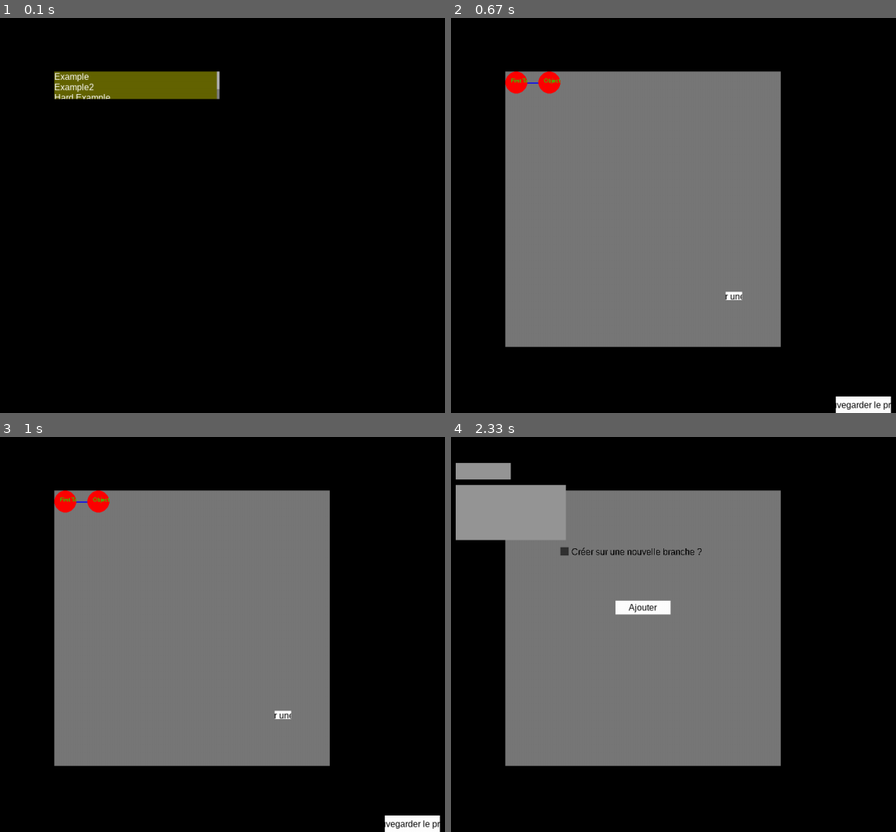
Above: before the commit, frames 1-4 (two rows, left to right).
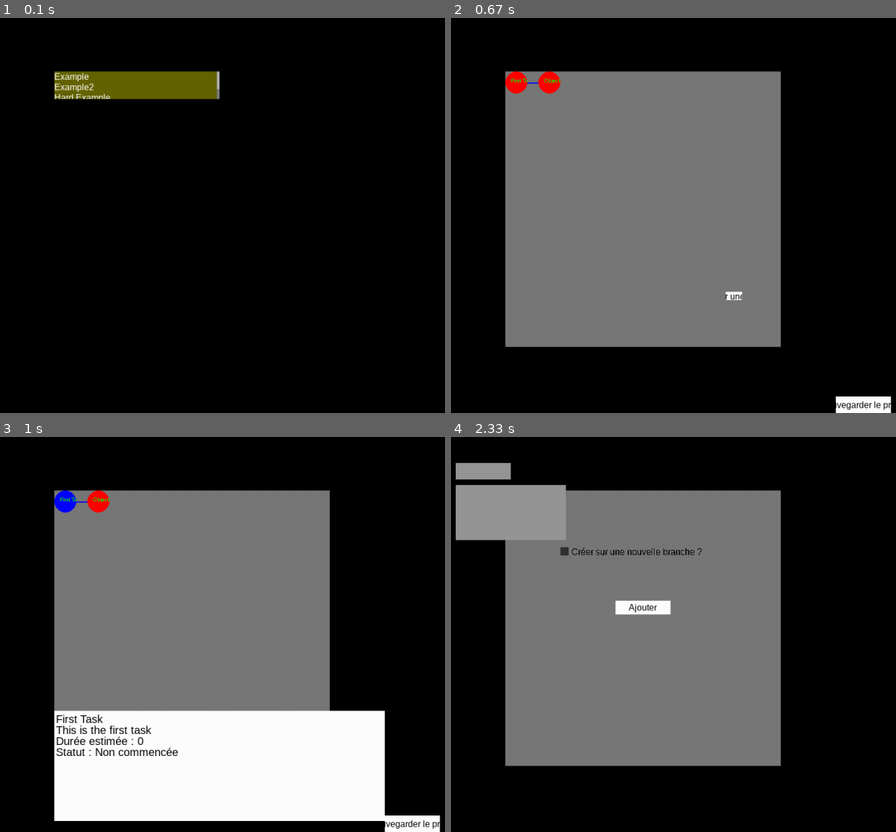
Above: after the commit, the same moments.

Repository: TeddyRoncin/NF06-ProjectManagement
Game: pygame game, started from src/main.py
Same seed, same stepped clock (60 frames per second), same inputs: the game is played once before the commit and once after it.
Inputs (mouse positions are in pixels of both pictures, inside the frame that each line leads up to):
- Up to frame 1 (0.1 s): no input
- Up to frame 2 (0.67 s): click (588, 85) at 0.38 s
- Up to frame 3 (1 s): click (66, 500) at 0.93 s
- Up to frame 4 (2.33 s): click (517, 500) at 1.48 s; move the mouse to (735, 713) at 1.98 s; press the mouse at (735, 713) at 2.02 s; move the mouse to (807, 689) at 2.12 s; release the mouse at (882, 670) at 2.25 s; move the mouse to (508, 539) at 2.32 s

Frames 1-2 are identical in both runs. In frame 3, 21% of the frame differs, in the area x 12-87%, y 13-98%; in frame 4, nothing differs.

Commit message:
* added functionnality to click on tasks to show information about them * it is now easier to change parameters (like color) when drawing a TaskTreeWidget

Diff:
--- a/src/TaskStatus.py
+++ b/src/TaskStatus.py
@@ -9,5 +9,16 @@
     VERIFYING = 3
     FINISHED = 4
 
+    def __str__(self):
+        if self == TaskStatus.LOCKED:
+            return "Bloquée"
+        if self == TaskStatus.NOT_STARTED:
+            return "Non commencée"
+        if self == TaskStatus.IN_PROGRESS:
+            return "En cours"
+        if self == TaskStatus.VERIFYING:
+            return "En vérification"
+        return "Terminée"
+
 
 __all__ = [TaskStatus]
--- a/src/render/screen/ProjectScreen.py
+++ b/src/render/screen/ProjectScreen.py
@@ -2,24 +2,29 @@
 from render.screen.AddTaskScreen import AddTaskScreen
 from render.screen.Screen import Screen
 from render.widget.ButtonWidget import ButtonWidget
+from render.widget.TaskInformationWidget import TaskInformationWidget
 from render.widget.tasks_tree.TreeWidget import TreeWidget
+from render.widget.tasks_tree.show_tasks.ShowTasksTreeWidget import ShowTasksTreeWidget
 
 
 class ProjectScreen(Screen):
 
     def __init__(self, project):
         self.project = project
-        self.gantt_widget = TreeWidget((100, 100), project.beginning_task)
+        self.task_information_widget = TaskInformationWidget((100, 500))
+        self.tree_widget = ShowTasksTreeWidget((100, 100), project.beginning_task, self.task_information_widget.set_task)
         self.add_task_widget = ButtonWidget((500, 500), (30, 15), "Ajouter une tâche", self.on_add_widget)
         self.save_project_widget = ButtonWidget((700, 700), (100, 30), "Sauvegarder le projet", self.project.save)
 
     def get_widgets(self):
-        yield self.gantt_widget
+        yield self.tree_widget
         yield self.add_task_widget
         yield self.save_project_widget
+        if self.tree_widget.selected_task is not None:
+            yield self.task_information_widget
 
     def reload(self):
-        self.gantt_widget.reload()
+        self.tree_widget.reload()
 
     def on_add_widget(self):
         Window.instance.set_screen(AddTaskScreen(self.project, self))
--- /dev/null
+++ b/src/render/widget/TaskInformationWidget.py
@@ -0,0 +1,32 @@
+import pygame
+
+from render.widget.Widget import Widget
+
+
+class TaskInformationWidget(Widget):
+
+    def __init__(self, pos):
+        super().__init__()
+        self.bb = pygame.Rect(pos, (600, 200))
+        self.task = None
+        self.font = pygame.font.SysFont("Arial", 20)
+        self.render = None
+
+    def draw(self, surface):
+        if self.task is None:
+            return
+        surface.blit(self.render, (0, 0))
+
+    def generate_render(self):
+        if self.task is None:
+            return
+        self.render = pygame.Surface((600, 200))
+        self.render.fill((255, 255, 255))
+        self.render.blit(self.font.render(self.task.name, True, (0, 0, 0)), (3, 3))
+        self.render.blit(self.font.render(self.task.description, True, (0, 0, 0)), (3, 23))
+        self.render.blit(self.font.render("Durée estimée : " + str(self.task.estimated_time), True, (0, 0, 0)), (3, 43))
+        self.render.blit(self.font.render("Statut : " + str(self.task.status), True, (0, 0, 0)), (3, 63))
+
+    def set_task(self, task):
+        self.task = task
+        self.generate_render()
--- a/src/render/widget/tasks_tree/TreeTaskWidget.py
+++ b/src/render/widget/tasks_tree/TreeTaskWidget.py
@@ -17,6 +17,9 @@
         self.get_parent_bb = get_parent_bb
 
     def draw(self, surface):
+        self._draw(surface, circle_color=pygame.Color(255, 0, 0))
+
+    def _draw(self, surface, circle_color):
         offset = [0, 0]
         parent_bb = self.get_parent_bb()
         if self.actual_bb.x == parent_bb.x:
@@ -27,9 +30,9 @@
             offset[1] = -40 + self.actual_bb.height
         elif self.actual_bb.y == parent_bb.y + parent_bb.height:
             offset[1] = 40 - self.actual_bb.height
-        pygame.draw.circle(surface, pygame.Color(255, 0, 0), (20 + offset[0], 20 + offset[1]), 20)
+        pygame.draw.circle(surface, circle_color, (20 + offset[0], 20 + offset[1]), 20)
         font = pygame.font.SysFont("Arial", 10)
-        surface.blit(font.render(self.task.name, False, pygame.Color(0, 255, 0)), (10+offset[0], 10+offset[1]))
+        surface.blit(font.render(self.task.name, False, pygame.Color(0, 255, 0)), (10 + offset[0], 10 + offset[1]))
 
     def get_bb(self):
         self.actual_bb = self.base_bb.move(self.get_position_offset())
--- /dev/null
+++ b/src/render/widget/tasks_tree/show_tasks/ShowTasksTreeTaskWidget.py
@@ -0,0 +1,20 @@
+import pygame
+
+from render.widget.tasks_tree.TreeTaskWidget import TreeTaskWidget
+
+
+class ShowTasksTreeTaskWidget(TreeTaskWidget):
+
+    def __init__(self, task, position, get_position_offset, get_parent_bb, on_click, get_selected_task):
+        super().__init__(task, position, get_position_offset, get_parent_bb)
+        self.on_click = on_click
+        self.get_selected_task = get_selected_task
+
+    def draw(self, surface):
+        if self.get_selected_task() == self.task:
+            self._draw(surface, circle_color=pygame.Color(0, 0, 255))
+        else:
+            super().draw(surface)
+
+    def on_left_click_bb(self, pos):
+        self.on_click(self.task)
--- /dev/null
+++ b/src/render/widget/tasks_tree/show_tasks/ShowTasksTreeWidget.py
@@ -0,0 +1,17 @@
+from render.widget.tasks_tree.TreeWidget import TreeWidget
+from render.widget.tasks_tree.show_tasks.ShowTasksTreeTaskWidget import ShowTasksTreeTaskWidget
+
+
+class ShowTasksTreeWidget(TreeWidget):
+
+    def __init__(self, position, first_task, on_selection_change):
+        super().__init__(position, first_task)
+        self.selected_task = None
+        self.on_selection_change = on_selection_change
+
+    def generate_tree_task_widget(self, task, pos, position_offset, get_bb):
+        return ShowTasksTreeTaskWidget(task, pos, position_offset, get_bb, self.on_task_clicked, lambda: self.selected_task)
+
+    def on_task_clicked(self, task):
+        self.selected_task = None if self.selected_task == task else task
+        self.on_selection_change(self.selected_task)
Empty file added: src/utils/c_functions.py
